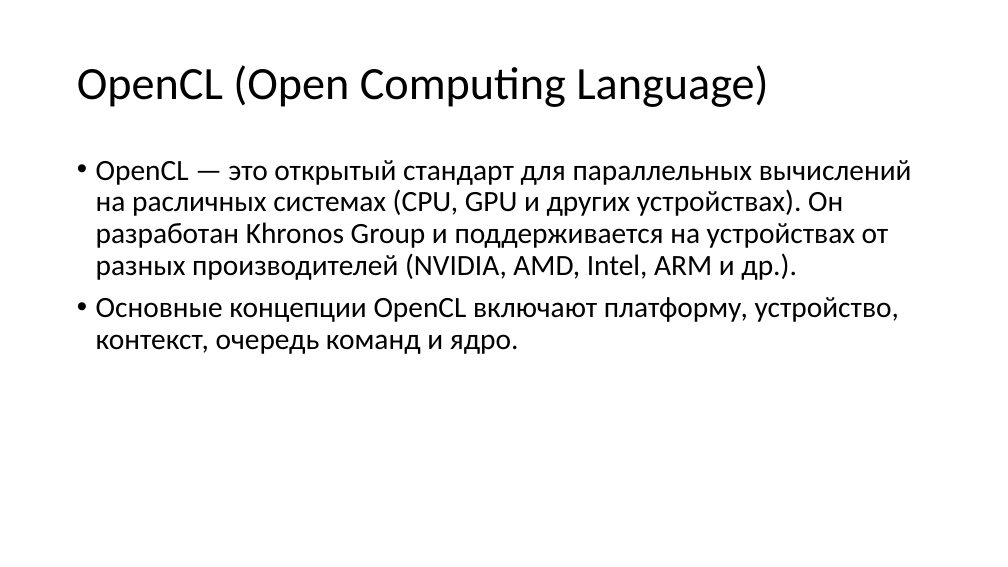
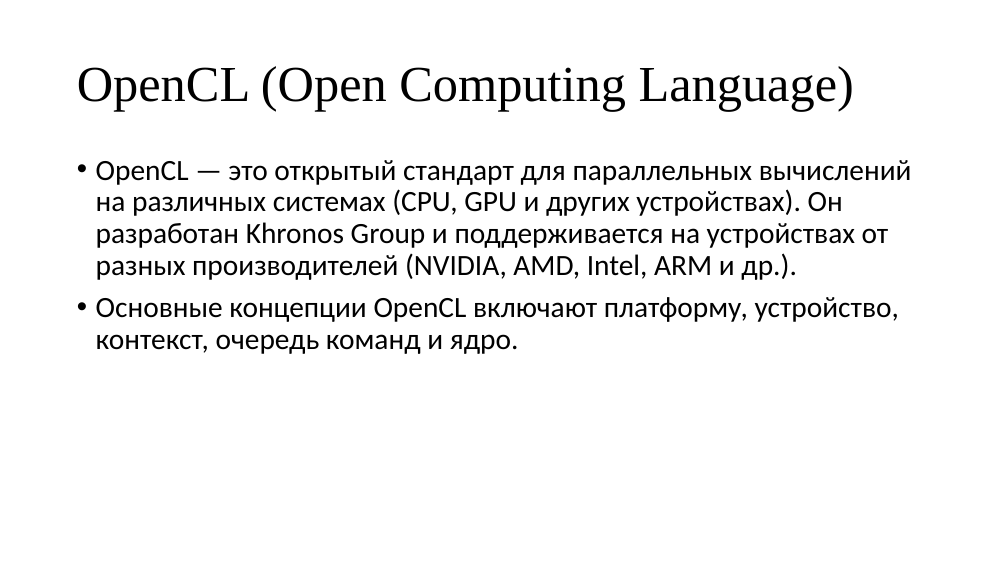
Before and after one commit to pezkov/gpu_course, a slide deck: slide 10 of presentations/Вычисления на GPU.pptx. Drawn at 1008x567 pixels with LibreOffice and Linux fonts; fonts in the diff are those of the drawing. Boxes give left, top, right and bottom in pixels: in the first picture for what was removed or moved away, otherwise in the second. Text is boxed around its words. In the diff, an @@ line names an element or a change of style, - is before the commit and + after.

```diff
--- a/presentations/Вычисления на GPU.pptx
+++ b/presentations/Вычисления на GPU.pptx
@@ title "OpenCL (Open Computing Language)" at bbox=[77, 66, 854, 111]: size 44 to 48 pt, font Calibri to Times New Roman @@
@@ text at bbox=[96, 160, 912, 280]: text changed @@
-• OpenCL — это открытый стандарт для параллельных вычислений на расличных системах (CPU, GPU и других устройствах). Он разработан Khronos Group и поддерживается на устройствах от разных производителей (NVIDIA, AMD, Intel, ARM и др.).
+• OpenCL — это открытый стандарт для параллельных вычислений на различных системах (CPU, GPU и других устройствах). Он разработан Khronos Group и поддерживается на устройствах от разных производителей (NVIDIA, AMD, Intel, ARM и др.).
```
Also in this commit, not shown: 20 other slides changed, 1 other file.
